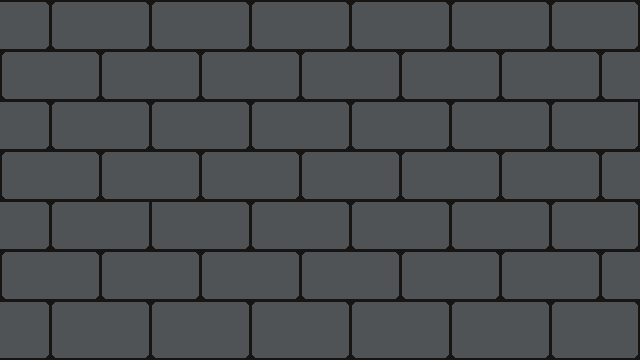
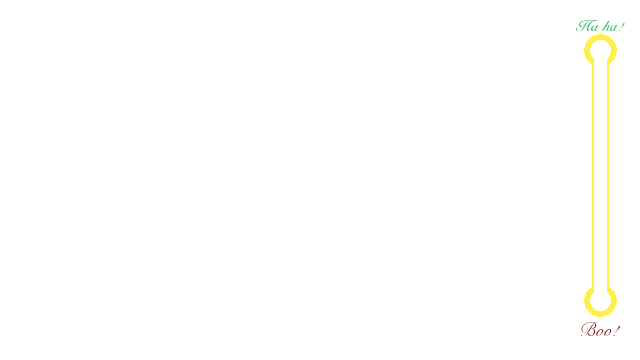
Layered file, before and after one edit (640x360). Changes by layer:
added layer "Ha ha!" above "Boo!" over 576, 20, 625, 31
added layer "Boo!" above "new layer #1" over 580, 322, 621, 336
added layer "new layer #1" above "new layer" over 572, 18, 630, 338
hid "Object #1" over 0, 0, 640, 360
hid "Object" over 0, 0, 640, 360
